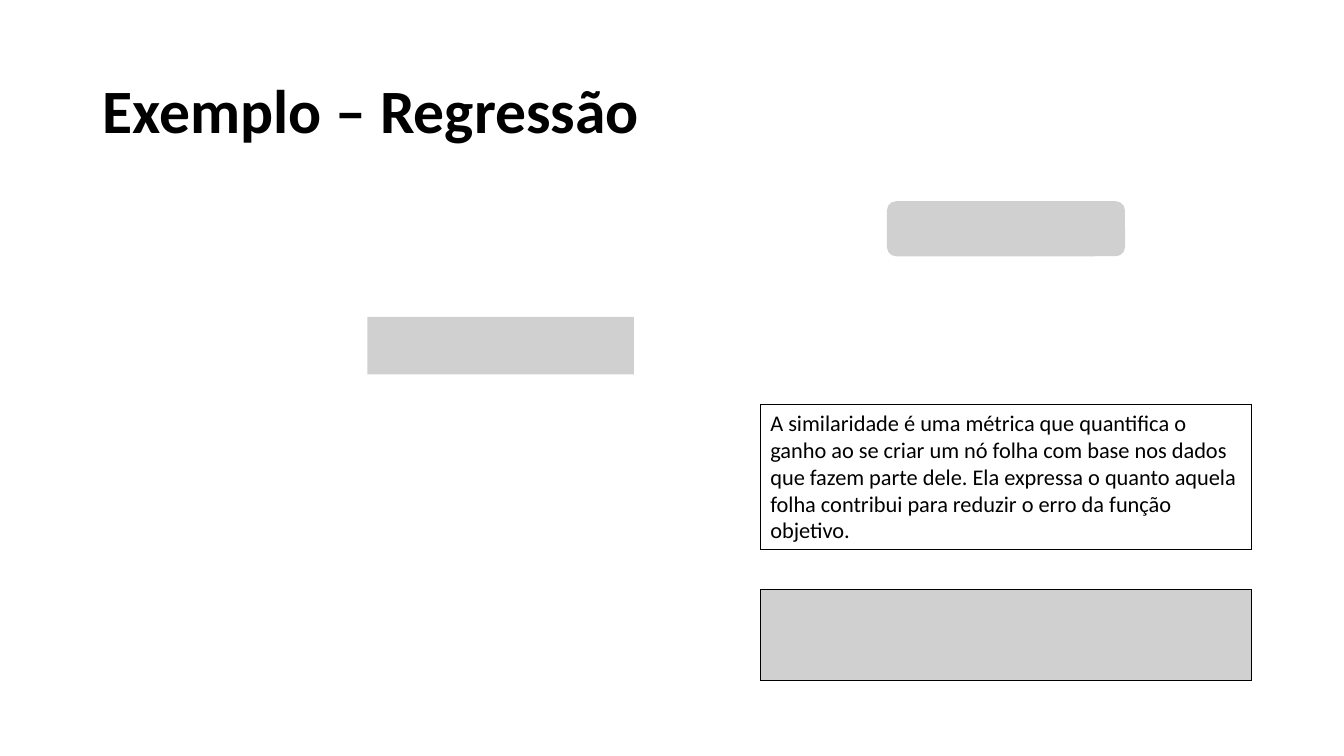
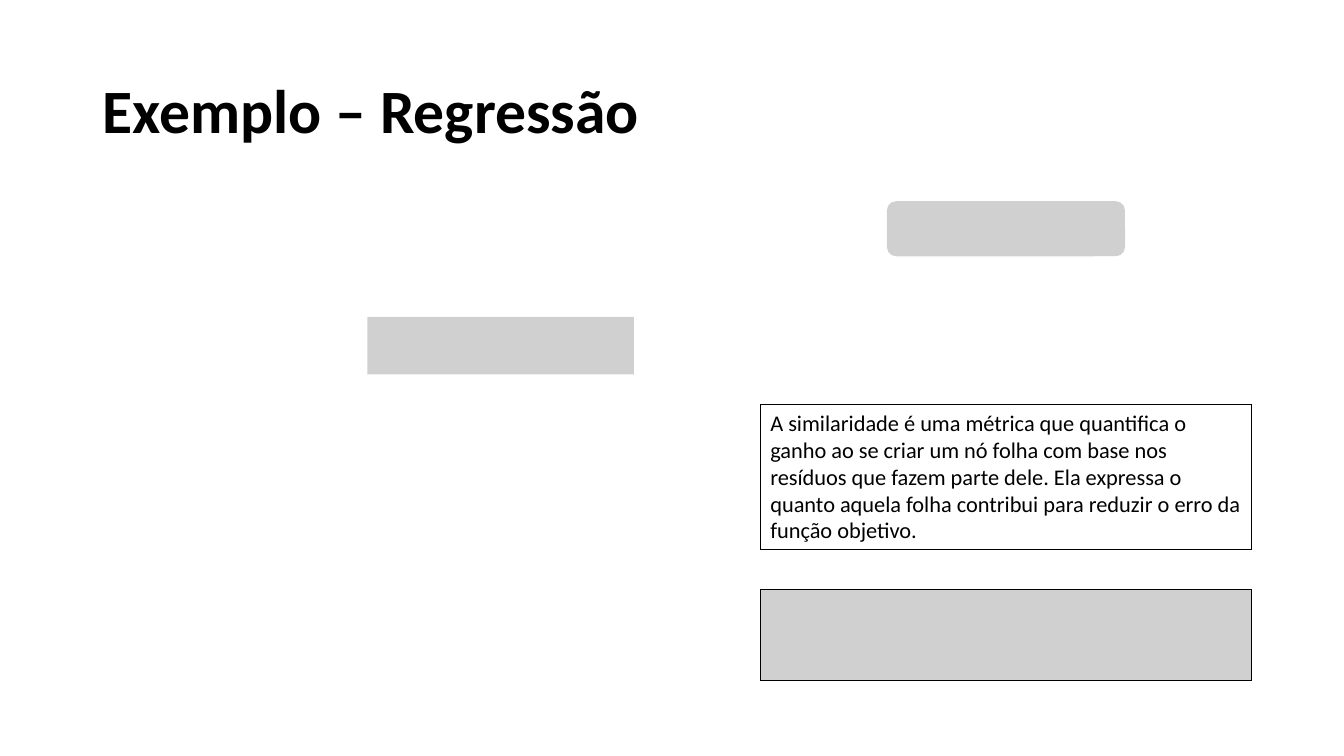
Before and after one commit to alessandradomi/TP558, a slide deck: slide 19 of seminario_XGBoost/TP558_Seminario_XGBoost_Alessandra.pptx. Drawn at 1344x756 pixels with LibreOffice and Linux fonts; fonts in the diff are those of the drawing; grey boxes stand for pictures. Boxes give left, top, right and bottom in pixels: in the first picture for what was removed or moved away, otherwise in the second. Text is boxed around its words. In the diff, an @@ line names an element or a change of style, - is before the commit and + after.

```diff
--- a/seminario_XGBoost/TP558_Seminario_XGBoost_Alessandra.pptx
+++ b/seminario_XGBoost/TP558_Seminario_XGBoost_Alessandra.pptx
@@ text in rectangle at (x1=770, y1=415, x2=1240, y2=542): text changed @@
-A similaridade é uma métrica que quantifica o ganho ao se criar um nó folha com base nos dados que fazem parte dele. Ela expressa o quanto aquela folha contribui para reduzir o erro da função objetivo.
+A similaridade é uma métrica que quantifica o ganho ao se criar um nó folha com base nos resíduos que fazem parte dele. Ela expressa o quanto aquela folha contribui para reduzir o erro da função objetivo.
```
Also in this commit, not shown: 8 other slides changed, 5 slides added, 1 other file.
